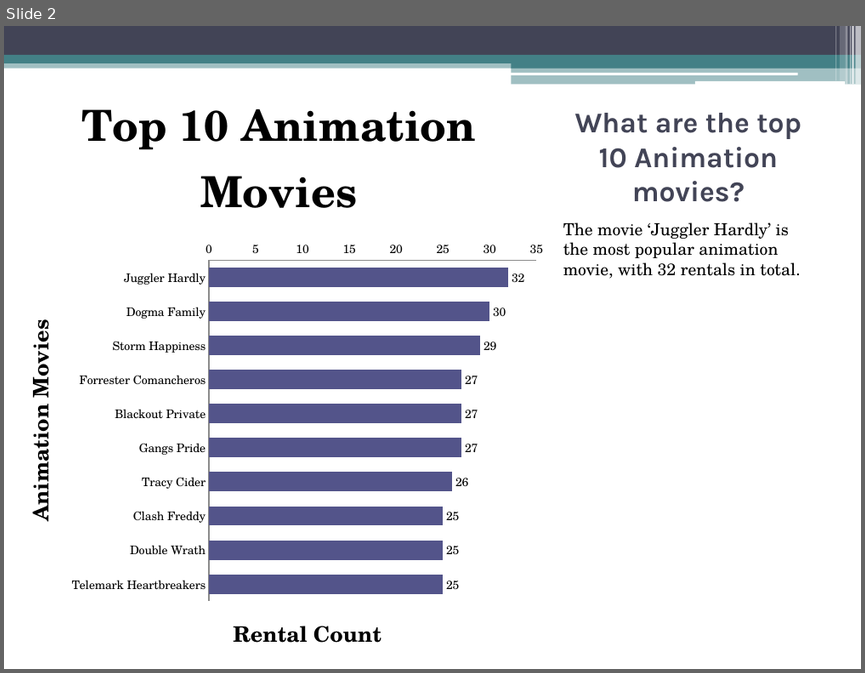
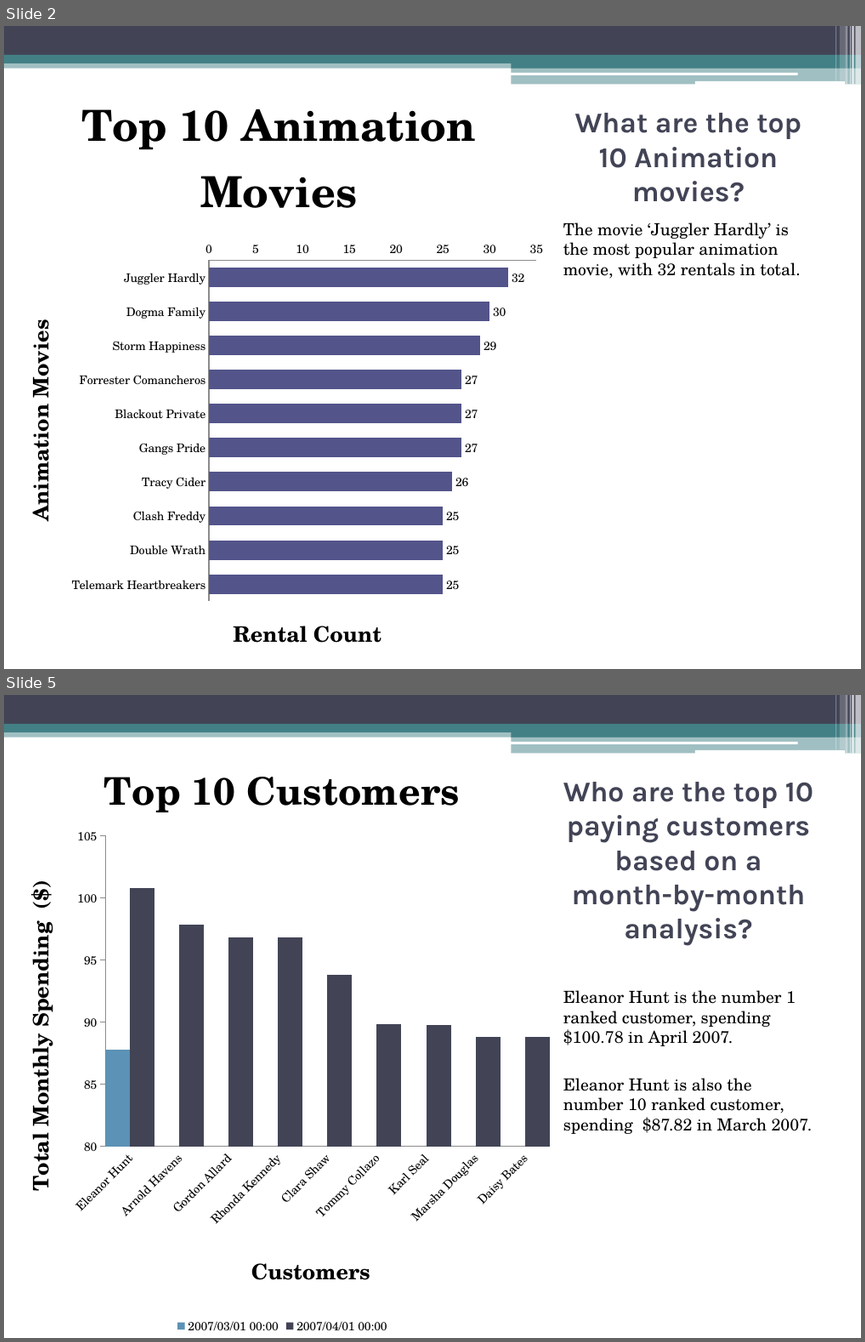
Before and after one commit to RaeezAhmedMoosa/udacity-p4ds-moviesDB, a slide deck: slideshow/movies-db-slideshow.pptx. Shown one above the other, each under a label of ours: slide 2 before the commit, slides 2 and 5 after it; the slides between them are not shown. The pictures are 865x673 and 865x1342 pixels, drawn with LibreOffice and Linux fonts; fonts in the diff are those of the drawing. Boxes give left, top, right and bottom in pixels: in the first picture for what was removed or moved away, otherwise in the second. Text is boxed around its words. In the diff, an @@ line names an element or a change of style, - is before the commit and + after.

```diff
--- a/slideshow/movies-db-slideshow.pptx
+++ b/slideshow/movies-db-slideshow.pptx
@@ slide 5 added at [4, 695, 861, 1338], background #FFFFFF; not listed: 13 template elements that a slide beside it also shows @@
@@ column chart added at [4, 739, 561, 1338] @@
+title "Top 10 Customers"
+categories: Eleanor Hunt, Arnold Havens, Gordon Allard, Rhonda Kennedy, Clara Shaw, Tommy Collazo, Karl Seal, Marsha Douglas, Daisy Bates
+2007/03/01 00:00: 88, -, -, -, -, -, -, -, -
+2007/04/01 00:00: 101, 98, 97, 97, 94, 90, 90, 89, 89
@@ title added at [563, 782, 813, 946], 24 pt, text #424456, bold @@
+Who are the top 10 paying customers based on a month-by-month analysis?
@@ text added at [563, 990, 812, 1134], 14 pt, text #000000 @@
+Eleanor Hunt is the number 1 ranked customer, spending $100.78 in April 2007.
+Eleanor Hunt is also the number 10 ranked customer, spending $87.82 in March 2007.
```
Also in this commit, not shown: 1 slide changed.
